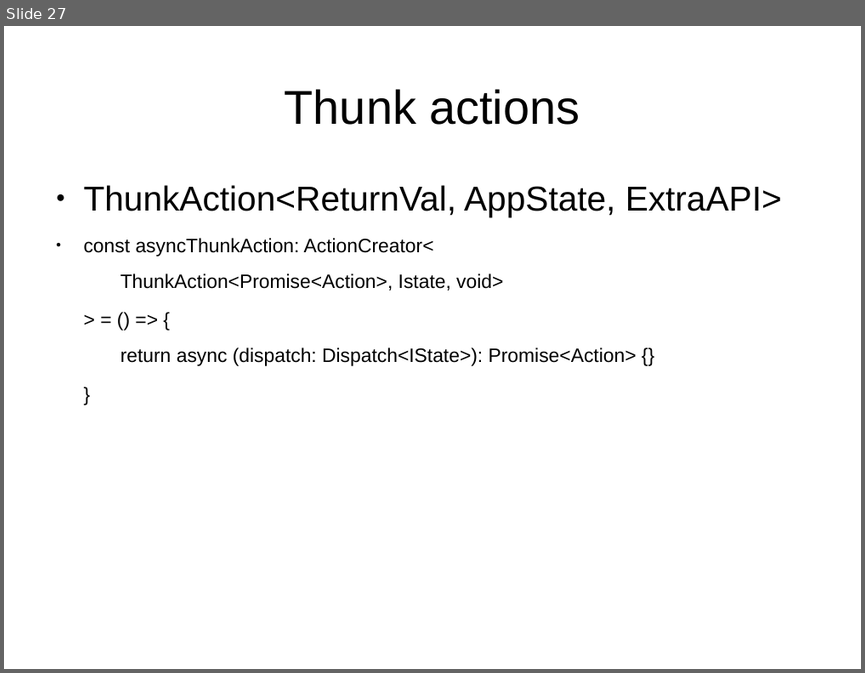
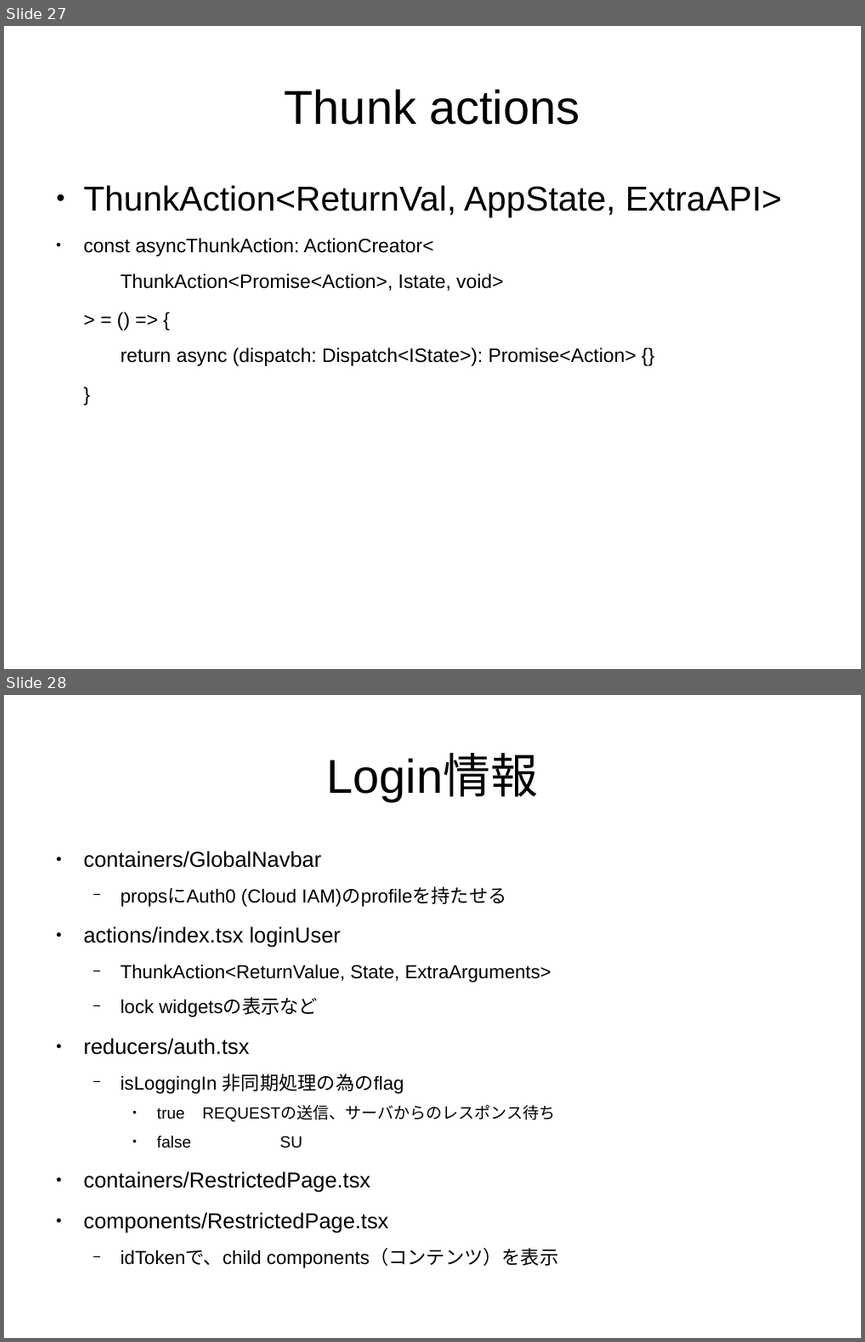
Before and after one commit to sallop/til, a slide deck: reduxwithts.odp. Shown one above the other, each under a label of ours: slide 27 before the commit, slides 27 and 28 after it. The pictures are 865x673 and 865x1342 pixels, drawn with LibreOffice and Linux fonts; fonts in the diff are those of the drawing. Boxes give left, top, right and bottom in pixels: in the first picture for what was removed or moved away, otherwise in the second. Text is boxed around its words. In the diff, an @@ line names an element or a change of style, - is before the commit and + after.

Commit message:
login actions

```diff
--- a/reduxwithts.odp
+++ b/reduxwithts.odp
@@ slide 28 added at (x1=4, y1=695, x2=861, y2=1338), background #FFFFFF @@
@@ title added at (x1=327, y1=755, x2=539, y2=801), 44 pt, text #000000 @@
+Login情報
@@ text added at (x1=84, y1=851, x2=558, y2=1268), 17.5 pt, text #000000 @@
+● containers/GlobalNavbar
+  − propsにAuth0 (Cloud IAM)のprofileを持たせる
+● actions/index.tsx loginUser
+  − ThunkAction<ReturnValue, State, ExtraArguments>
+  − lock widgetsの表示など
+● reducers/auth.tsx
+  − isLoggingIn 非同期処理の為のflag
+    ● true REQUESTの送信、サーバからのレスポンス待ち
+    ● false SU
+● containers/RestrictedPage.tsx
+● components/RestrictedPage.tsx
+  − idTokenで、child components（コンテンツ）を表示
```
Also in this commit, not shown: 5 slides changed, 2 other slides added, 1 slide removed.
